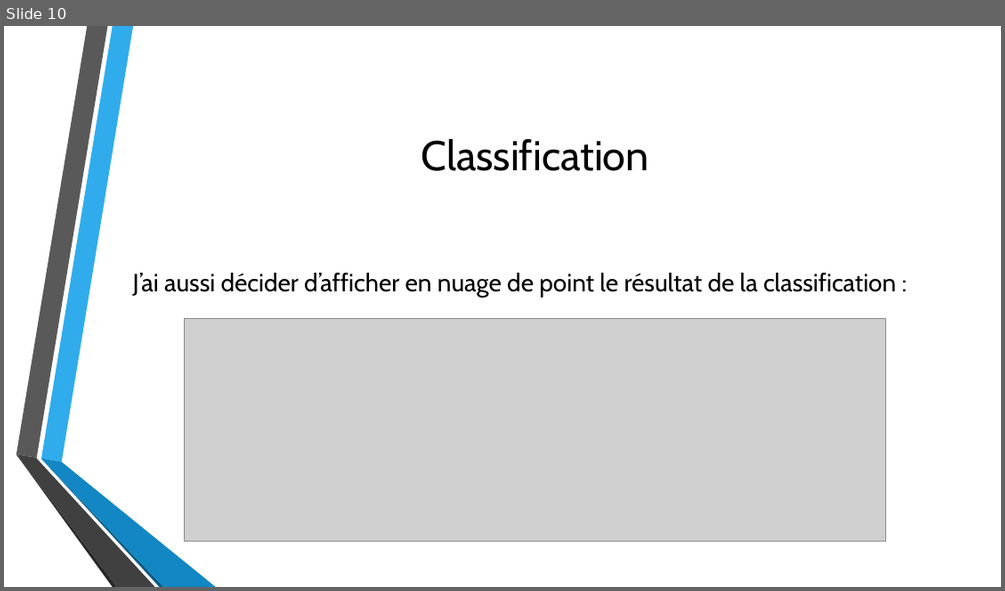
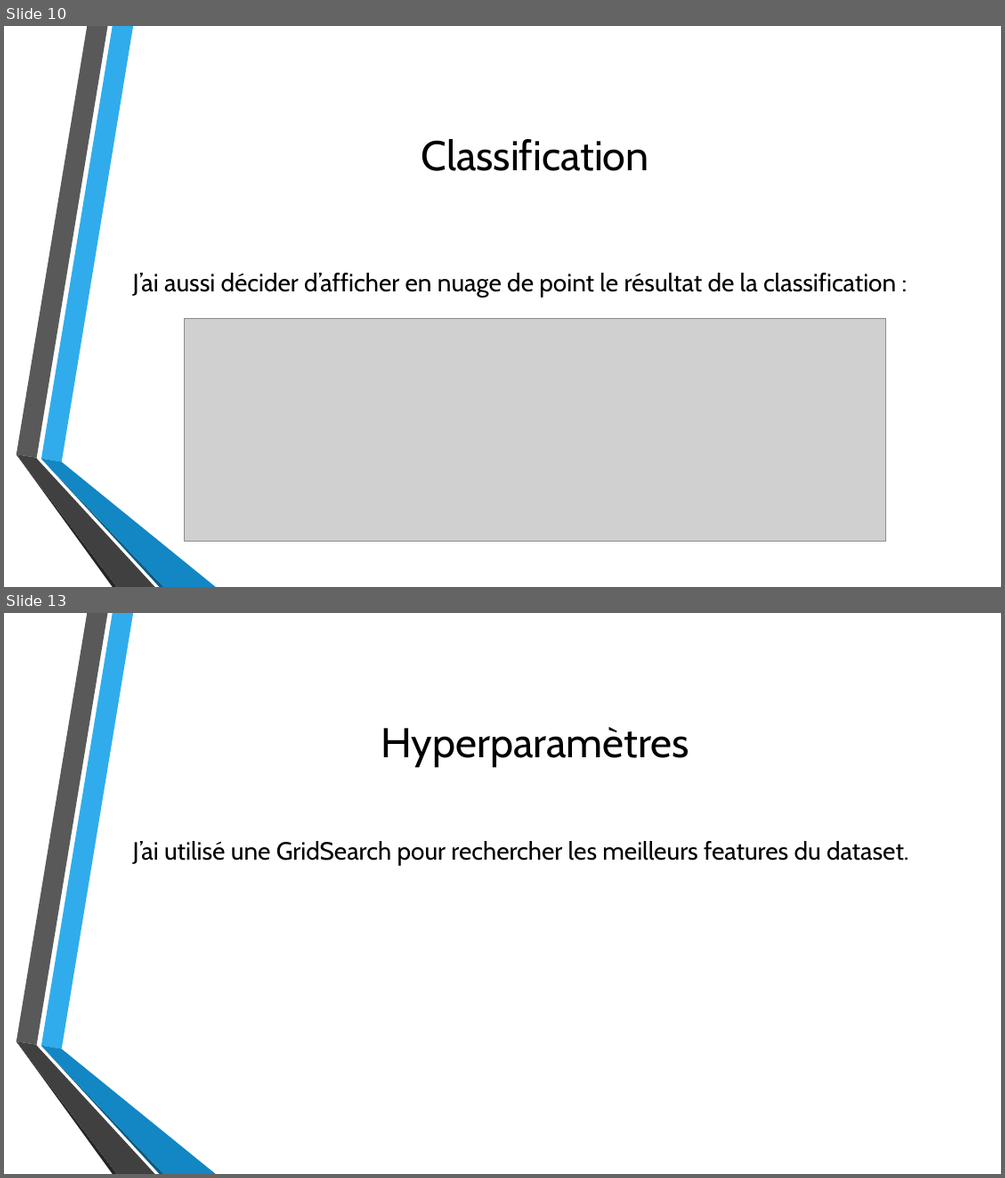
Before and after one commit to HenD-11/PythonForDataAnalysis, a slide deck: PPT_python4data.pptx. Shown one above the other, each under a label of ours: slide 10 before the commit, slides 10 and 13 after it; the slides between them are not shown. The pictures are 1005x591 and 1005x1178 pixels, drawn with LibreOffice and Linux fonts; fonts in the diff are those of the drawing; grey boxes stand for pictures; background and template pictures are left out. Boxes give left, top, right and bottom in pixels: in the first picture for what was removed or moved away, otherwise in the second. Text is boxed around its words. In the diff, an @@ line names an element or a change of style, - is before the commit and + after.

```diff
--- a/PPT_python4data.pptx
+++ b/PPT_python4data.pptx
@@ slide 13 added at box(4, 613, 1001, 1174), background picture (left out); not listed: 6 template elements that a slide beside it also shows @@
@@ title added at box(381, 727, 689, 767), 40 pt, text #000000 @@
+Hyperparamètres
@@ text added at box(133, 841, 909, 866), 24 pt, text #000000 @@
+J’ai utilisé une GridSearch pour rechercher les meilleurs features du dataset.
```
Also in this commit, not shown: 4 slides changed, 1 other file.
